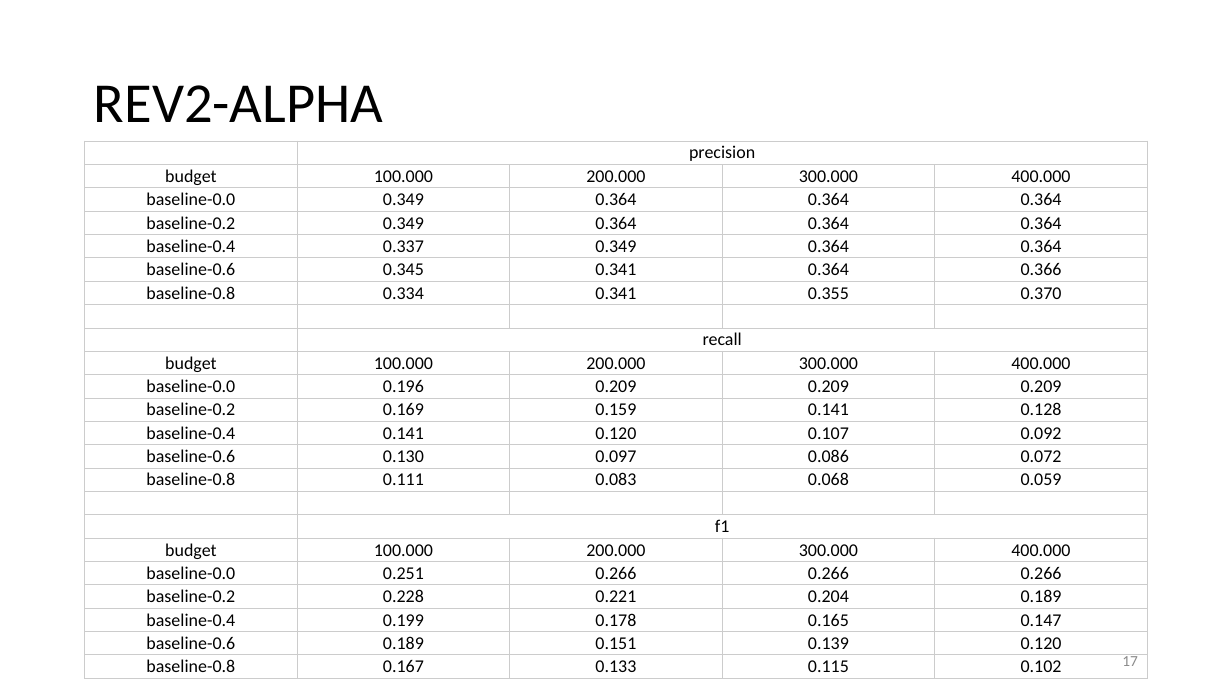
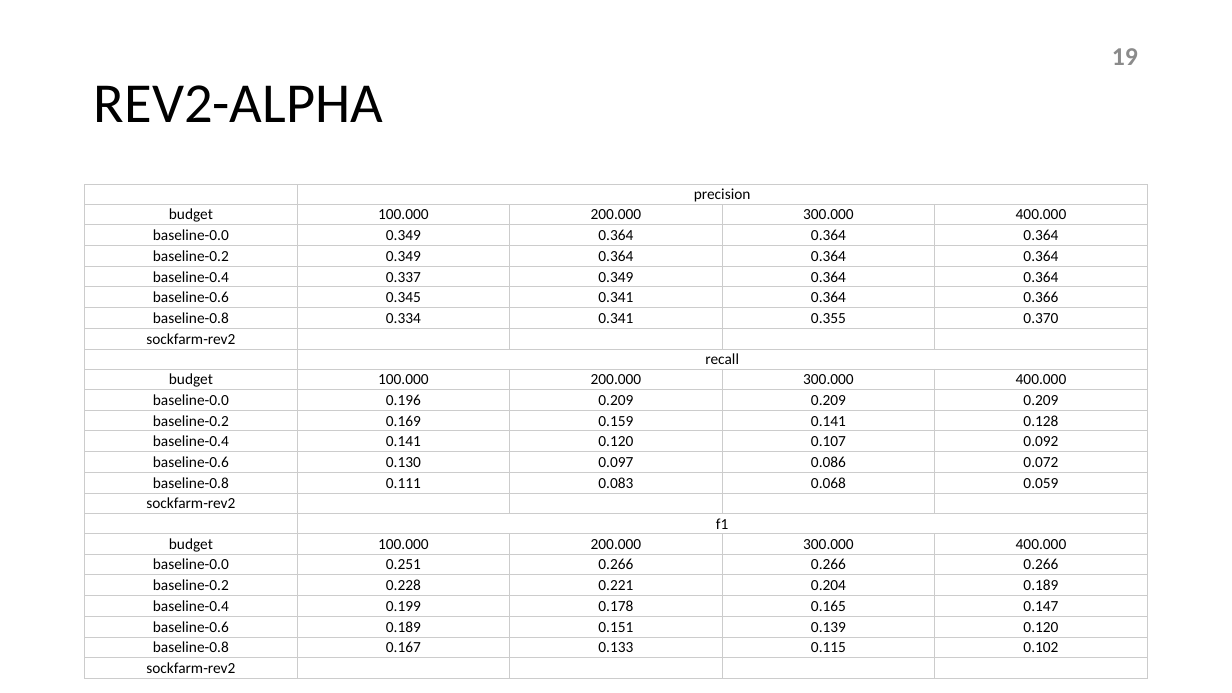
Before and after one commit to hellokayas/Sockfarm-Project, a slide deck: slide 19 of resources/sockfarm.pptx (slide 17 before the commit). Drawn at 1232x693 pixels with LibreOffice and Linux fonts; fonts in the diff are those of the drawing. Boxes give left, top, right and bottom in pixels: in the first picture for what was removed or moved away, otherwise in the second. Text is boxed around its words. In the diff, an @@ line names an element or a change of style, - is before the commit and + after.

```diff
--- a/resources/sockfarm.pptx
+++ b/resources/sockfarm.pptx
@@ page number added at (1112,48,1138,65), 20 pt, text #8C8C8C, bold @@
+19
@@ table at (85,185,1148,677) @@
-row 8, column 1: 
+row 8, column 1: sockfarm-rev2
-row 16, column 1: 
+row 16, column 1: sockfarm-rev2
+row 24: sockfarm-rev2 |  |  |  | 
@@ table: place and size @@
-table at (85,141,1148,676)
+table at (85,185,1148,677)
@@ page number removed at (1122,654,1138,666) @@
-17
```
Also in this commit, not shown: 23 other slides changed, 3 slides added.
